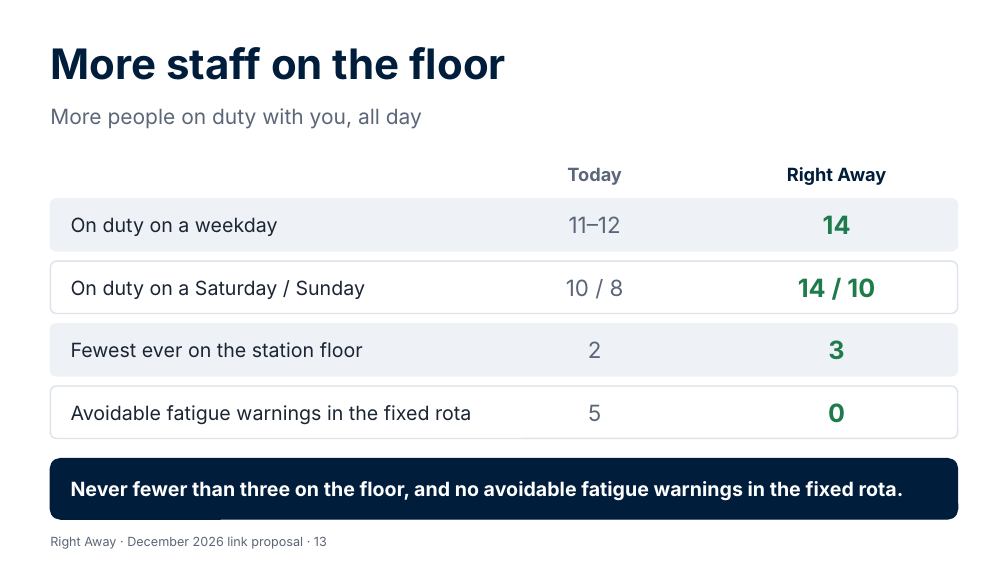
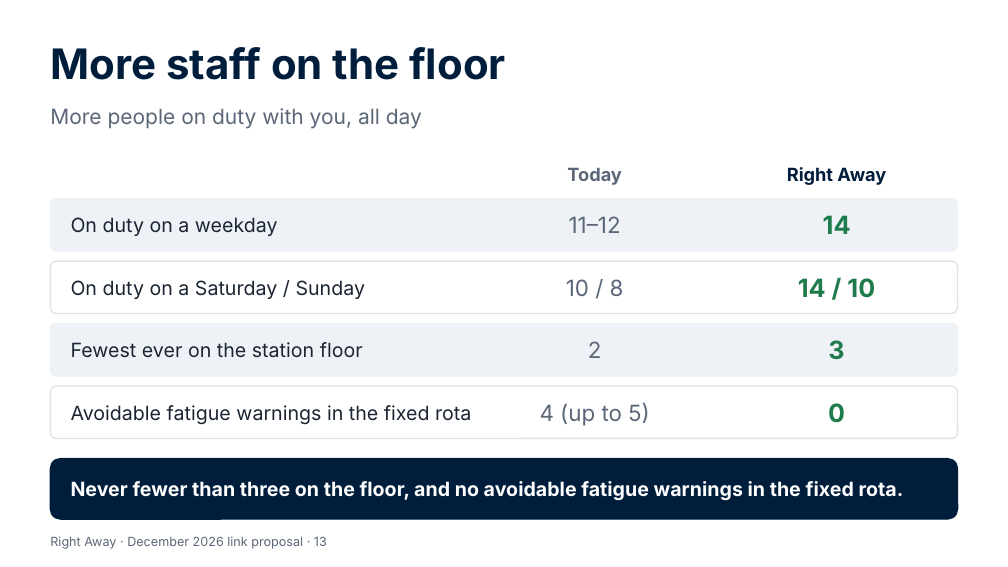
Before and after one commit to Garethdavidmiller/roster-app, a slide deck: slide 13 of docs/proposals/presentations/Right-Away-for-colleagues.pptx. Drawn at 1008x567 pixels with LibreOffice and Linux fonts; fonts in the diff are those of the drawing. Boxes give left, top, right and bottom in pixels: in the first picture for what was removed or moved away, otherwise in the second. Text is boxed around its words. In the diff, an @@ line names an element or a change of style, - is before the commit and + after.

```diff
--- a/docs/proposals/presentations/Right-Away-for-colleagues.pptx
+++ b/docs/proposals/presentations/Right-Away-for-colleagues.pptx
@@ text at (x1=540, y1=402, x2=649, y2=426): text changed @@
-5
+4 (up to 5)
```
Also in this commit, not shown: 3 other slides changed, 26 other files.
